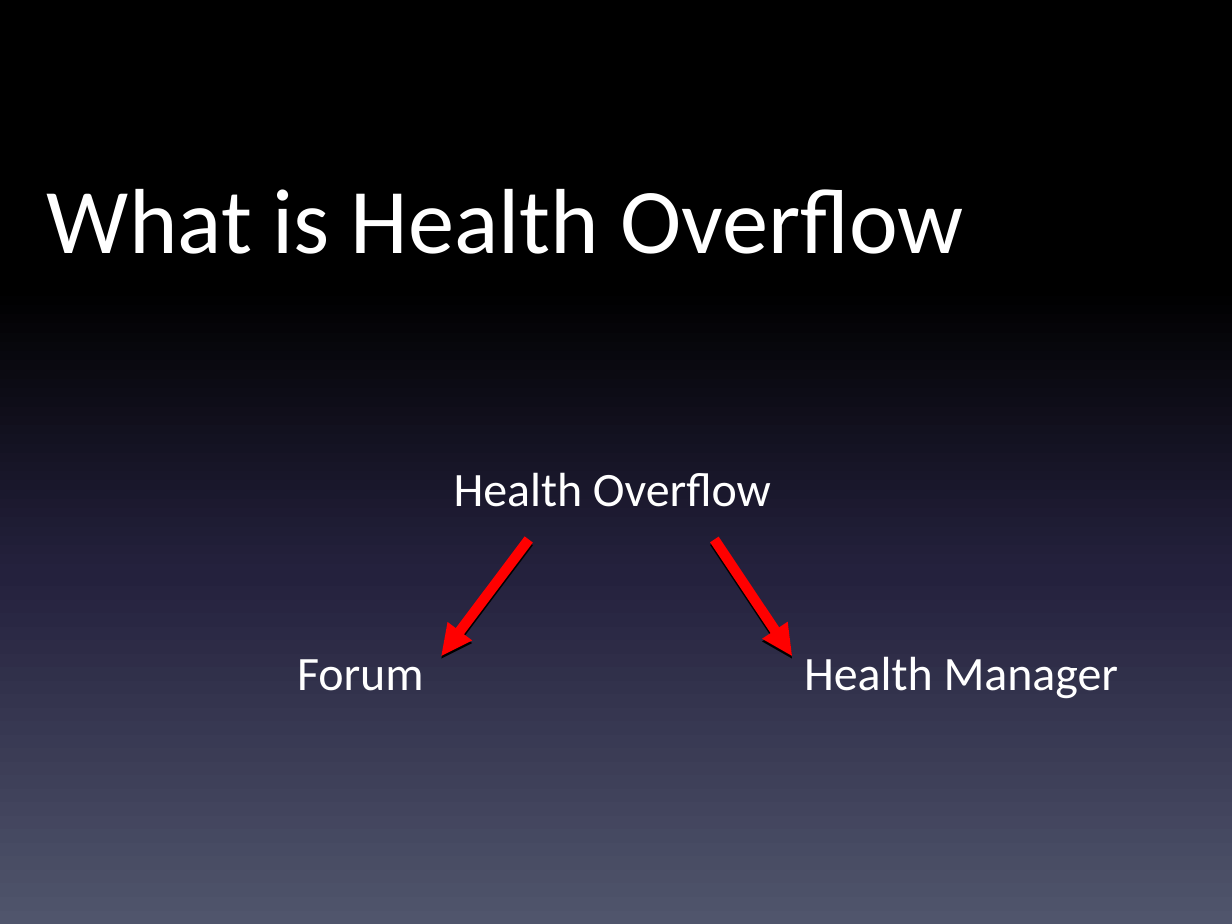
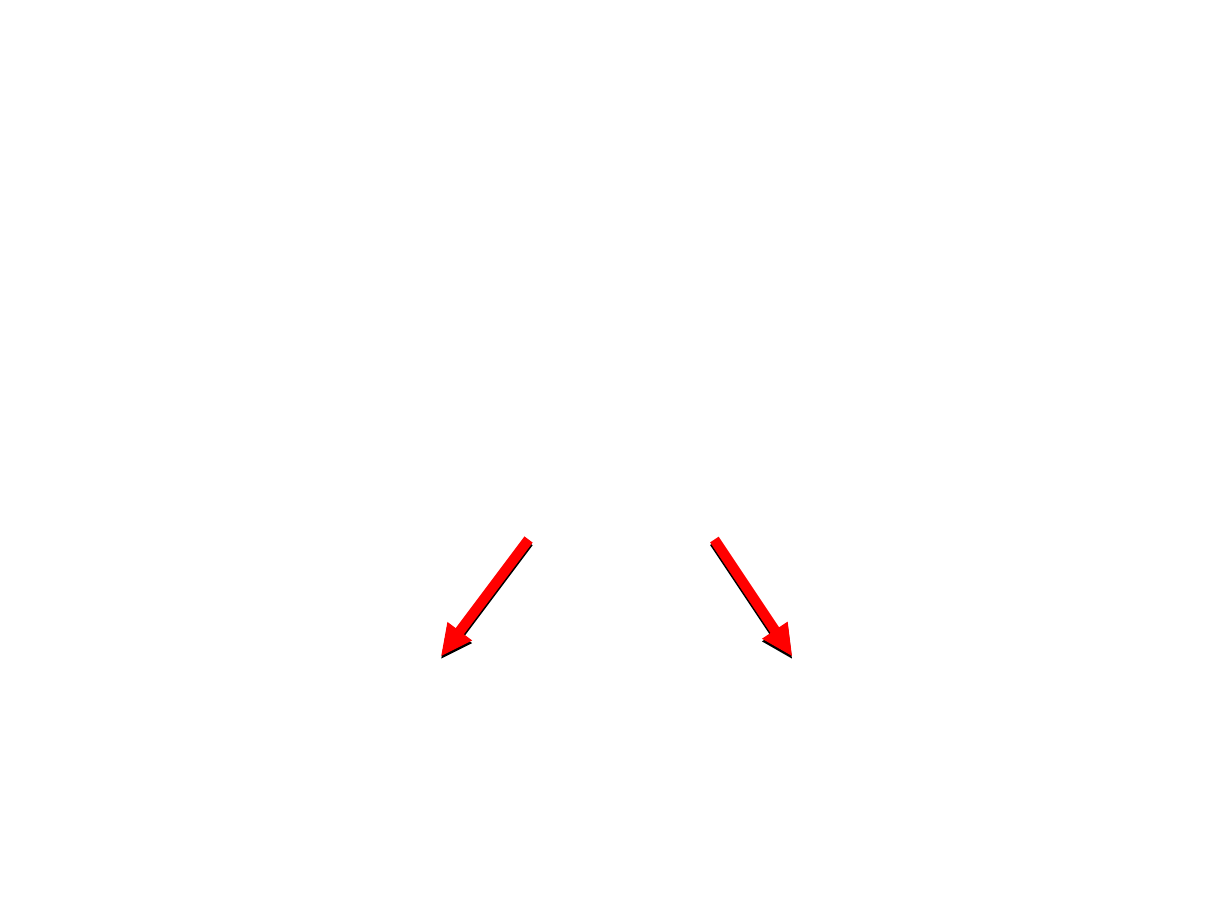
Before and after one commit to ReginaZhang/Team_Random, a slide deck: slide 4 of part_1_report_presentation/health_overflow_presentation_1.pptx. Drawn at 1232x924 pixels with LibreOffice and Linux fonts; fonts in the diff are those of the drawing. Boxes give left, top, right and bottom in pixels: in the first picture for what was removed or moved away, otherwise in the second. Text is boxed around its words. In the diff, an @@ line names an element or a change of style, - is before the commit and + after.

```diff
--- a/part_1_report_presentation/health_overflow_presentation_1.pptx
+++ b/part_1_report_presentation/health_overflow_presentation_1.pptx
@@ background gradient #000000 to #24213E to #51566D to #FFFFFF @@
@@ text removed at (47, 189, 963, 254) @@
-What is Health Overflow
@@ text removed at (454, 472, 771, 507) @@
-Health Overflow
@@ arrow (529, 540) - (441, 655): stroke #FF0000 6 pt to #FF0000 6.01 pt @@
@@ arrow (715, 540) - (792, 655): stroke #FF0000 6 pt to #FF0000 6.01 pt @@
@@ text removed at (297, 659, 424, 691) @@
-Forum
@@ text removed at (804, 656, 1119, 699) @@
-Health Manager
```
Also in this commit, not shown: 13 other slides changed, 1 other file.
